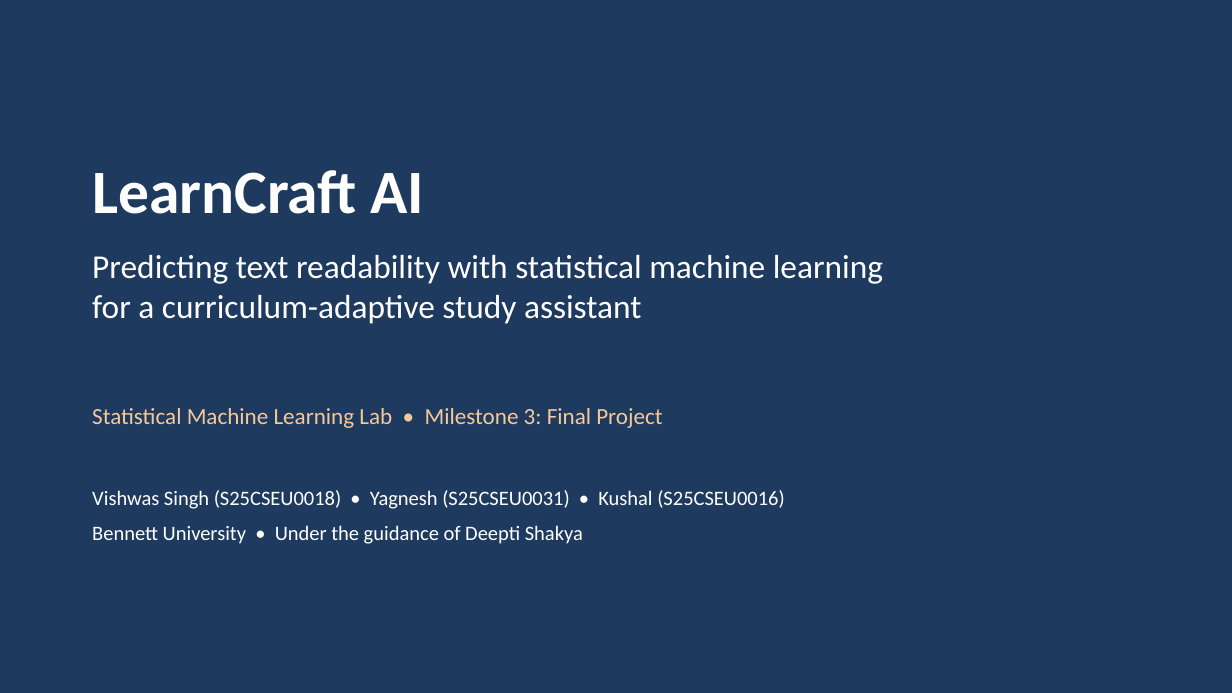
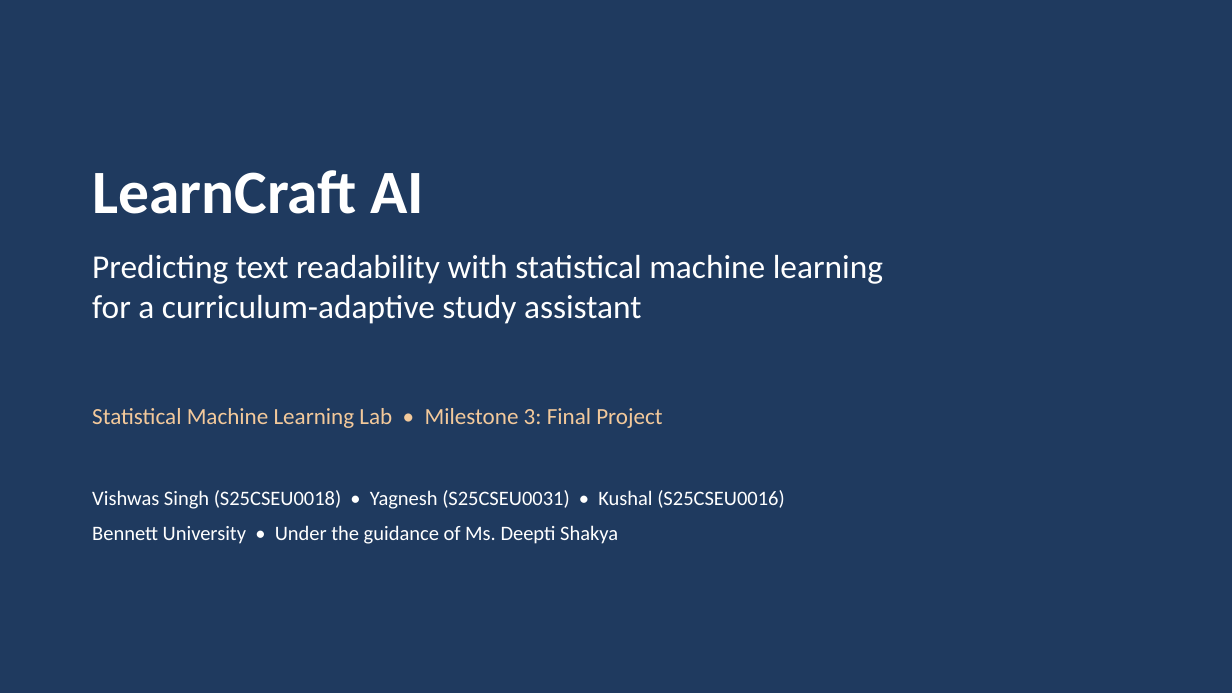
Before and after one commit to vishwassingh7771-cloud/learncraft-sml, a slide deck: slide 1 of LearnCraft_AI_Final_Presentation.pptx. Drawn at 1232x693 pixels with LibreOffice and Linux fonts; fonts in the diff are those of the drawing. Boxes give left, top, right and bottom in pixels: in the first picture for what was removed or moved away, otherwise in the second. Text is boxed around its words. In the diff, an @@ line names an element or a change of style, - is before the commit and + after.

```diff
--- a/LearnCraft_AI_Final_Presentation.pptx
+++ b/LearnCraft_AI_Final_Presentation.pptx
@@ text at box(92, 525, 618, 544): text changed @@
-Bennett University • Under the guidance of Deepti Shakya
+Bennett University • Under the guidance of Ms. Deepti Shakya
```
Also in this commit, not shown: 2 other slides changed, 1 slide added, 16 other files.
